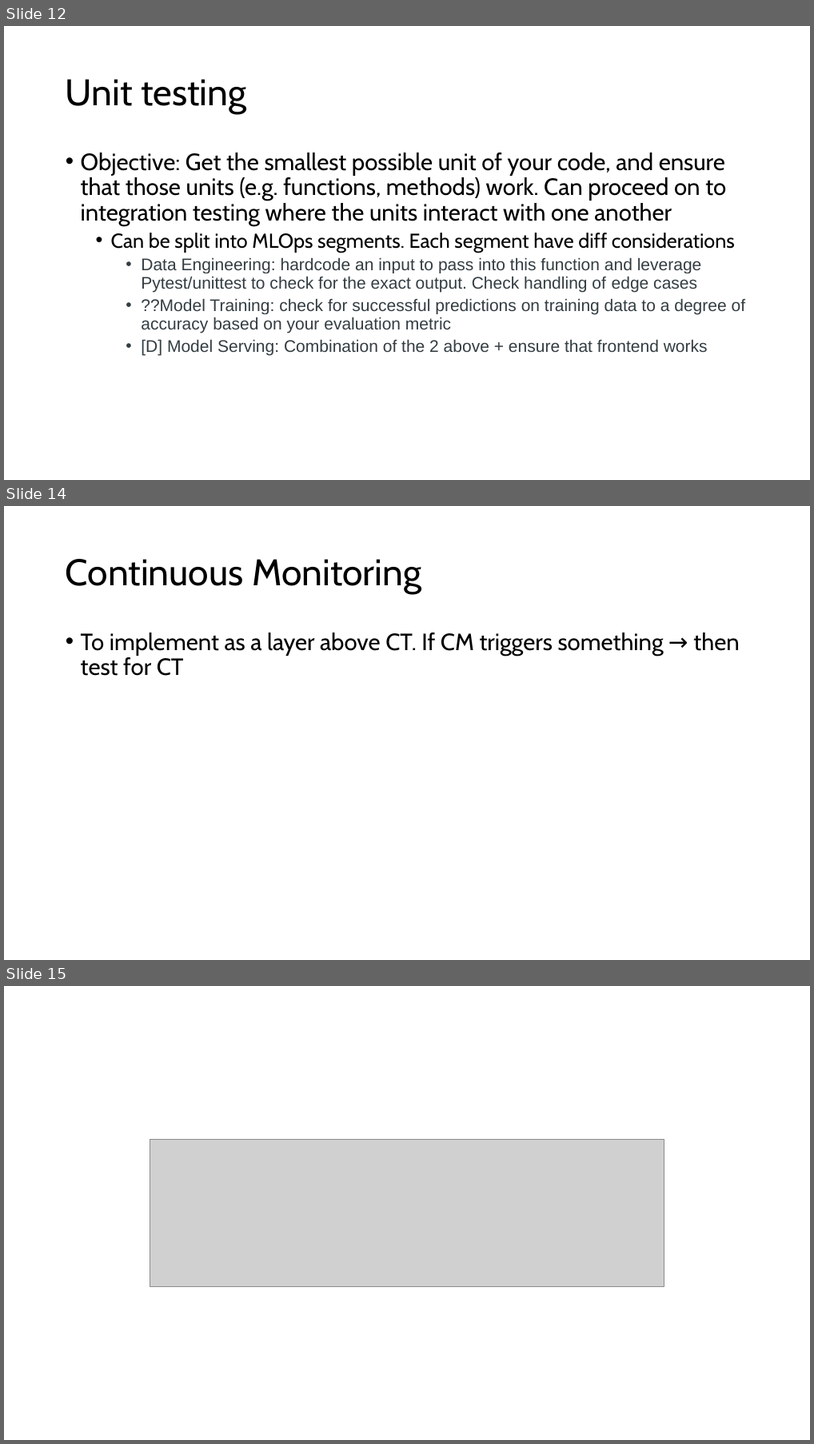
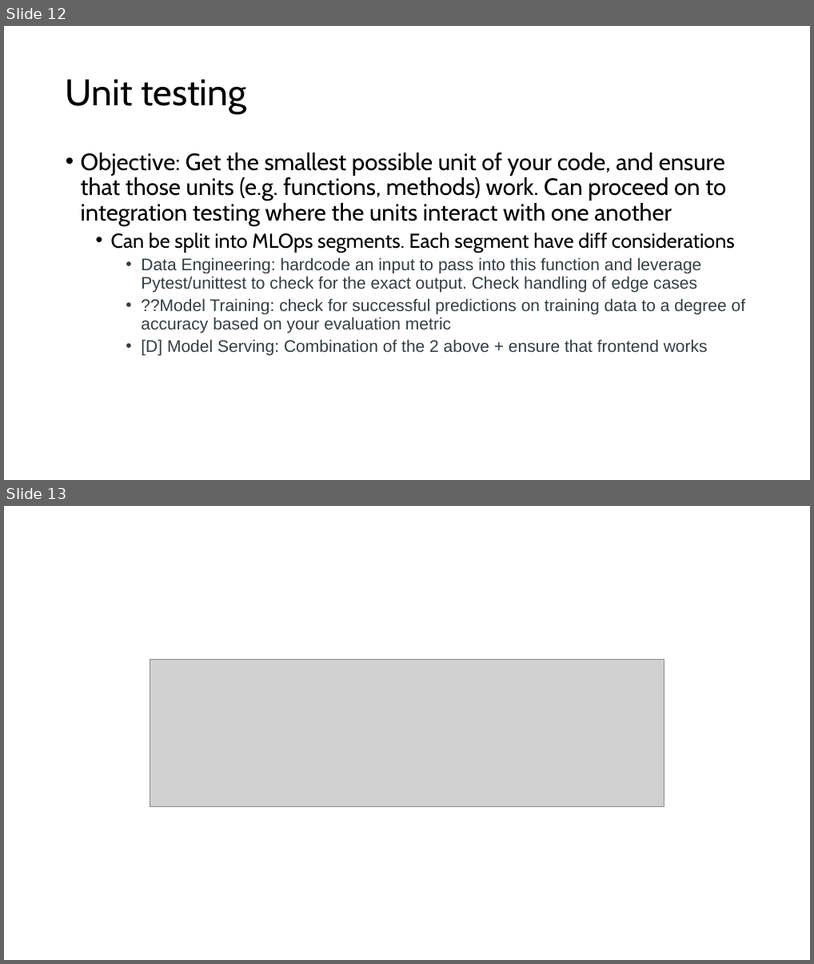
Before and after one commit to ziyu-toh/hdb-resale-prediction, a slide deck: docs/Architecture Overview.pptx. Shown one above the other, each under a label of ours: slides 12, 14 and 15 before the commit, slides 12 and 13 after it; the slides between them are not shown. The pictures are 814x1444 and 814x964 pixels, drawn with LibreOffice and Linux fonts; fonts in the diff are those of the drawing; grey boxes stand for pictures. Boxes give left, top, right and bottom in pixels: in the first picture for what was removed or moved away, otherwise in the second. Text is boxed around its words. In the diff, an @@ line names an element or a change of style, - is before the commit and + after.

```diff
--- a/docs/Architecture Overview.pptx
+++ b/docs/Architecture Overview.pptx
@@ slide 14 removed at (4,506,810,960), background #FFFFFF @@
@@ title removed at (66,559,422,594) @@
-Continuous Monitoring
@@ text removed at (81,632,739,676) @@
-• To implement as a layer above CT. If CM triggers something → then test for CT
@@ what was slide 15 is now slide 13 @@
```
Also in this commit, not shown: 2 slides changed, 1 other slide removed, 8 other files.
